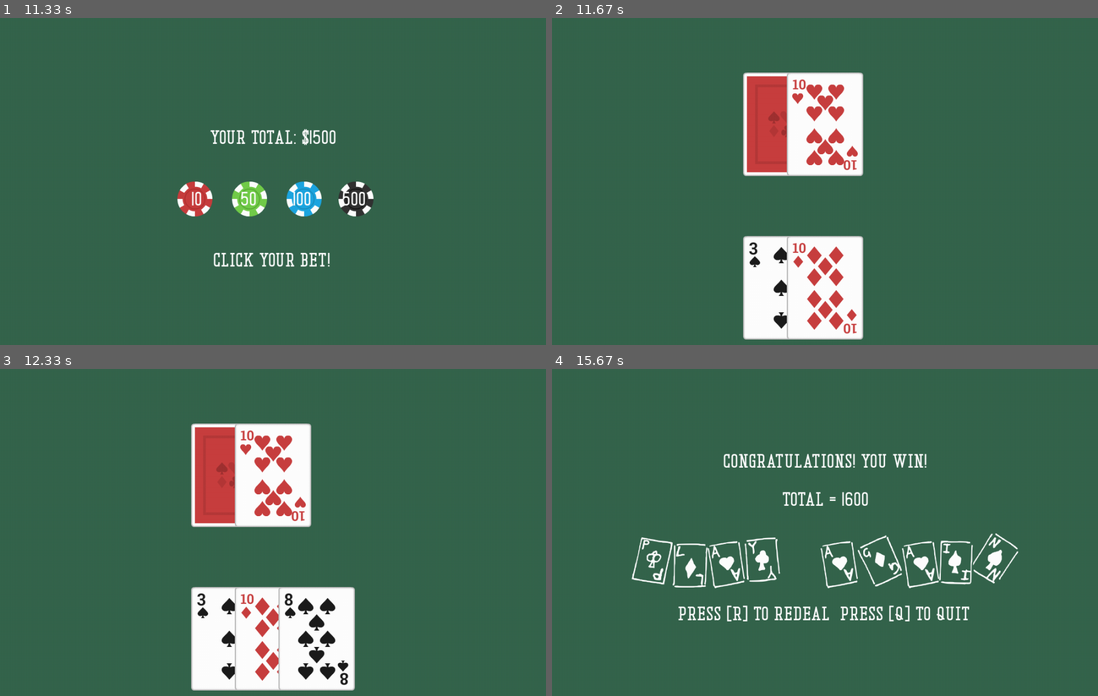
Above: before the commit, frames 1-4 (two rows, left to right).
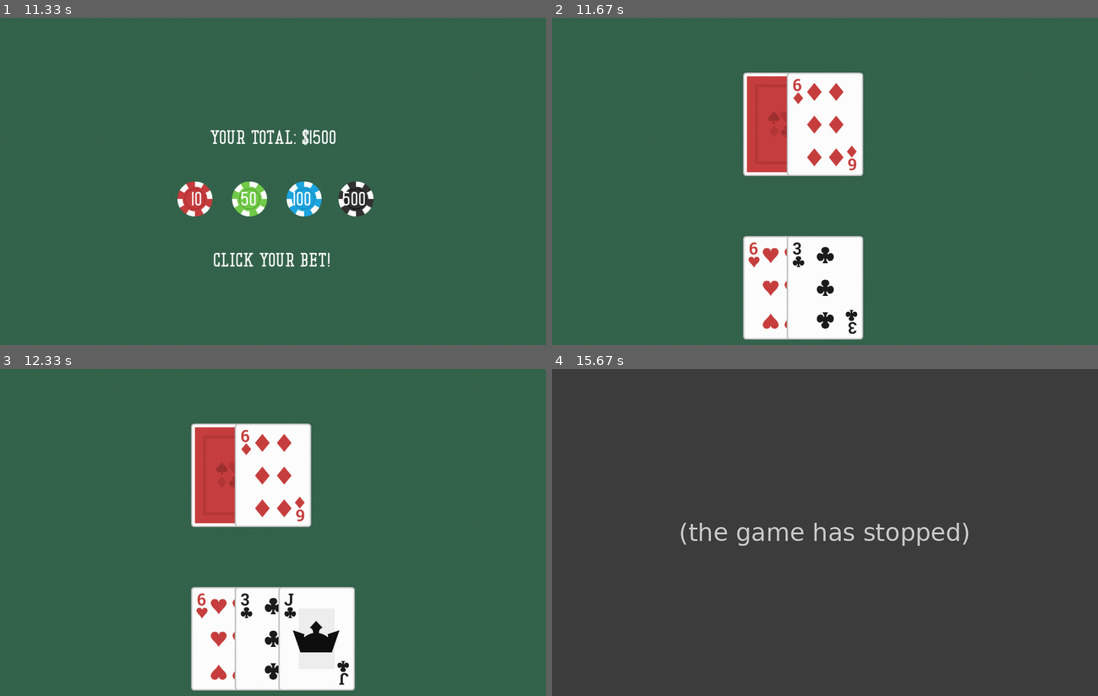
Above: after the commit, the same moments.

Repository: gracestalker/pygame_2_cards
Game: pygame game, started from game.py
Two runs of this game, one before a commit and one after it. Both use one fixed random seed, a clock stepped at 60 frames per second and the inputs below.
Inputs (mouse positions are in pixels of both pictures, inside the frame that each line leads up to):
- Up to frame 1 (11.33 s): press the mouse at (273, 263) at 11.1 s; move the mouse to (311, 174) at 11.2 s; move the mouse to (354, 89) at 11.3 s
- Up to frame 2 (11.67 s): release the mouse at (906, 89) at 11.33 s; press the mouse at (857, 201) at 11.43 s; move the mouse to (863, 240) at 11.53 s; move the mouse to (863, 279) at 11.63 s
- Up to frame 3 (12.33 s): release the mouse at (311, 630) at 11.67 s; tap H at 11.73 s; hold D from 12.07 s (still down)
- Up to frame 4 (15.67 s): release D at 12.53 s; hold S 13.07-13.53 s; click (628, 529) at 14.48 s

Frame 1 is identical in both runs. In frame 2, 2.9% of the frame differs, in the area x 36-56%, y 18-97%; in frame 3, 3.4%; in frame 4, 100%, in the area x 0-100%, y 0-100%.
Error after the commit: TypeError: text must be a unicode or bytes (hands.py line 82); the game stopped at 15.6 s (later frames are placeholders)

Commit message:
added final comments to code

Diff:
--- a/betting.py
+++ b/betting.py
@@ -1,6 +1,6 @@
 import pygame
-import sounds
 
+# function for betting screen and actually betting
 def betting(screen, state, chip_values, width, height, table_color):
 
     # initializing variables
@@ -25,6 +25,7 @@
         rect = pygame.Rect(chip_x + i * 100 - 75, chip_y - 5, 80, 80)
         chip_rects.append((rect, value))
 
+    # main loop for betting
     betting = True
     while betting:
         # background for betting screen
@@ -57,6 +58,7 @@
                 pygame.font.quit
                 exit()
 
+            # if you click on/collide with the chips with your mouse it will initiate that bet
             if event.type == pygame.MOUSEBUTTONDOWN:
                 mouse_pos = pygame.mouse.get_pos()
                 for rect, value in chip_rects:
--- a/br.py
+++ b/br.py
@@ -2,6 +2,9 @@
 
 # displays a bankrupt screen if the player's total reaches 0
 def bankrupt_screen(width, height, table_color, screen):
+
+    # initialize variables
+    white = (255,255,255)
     end_screen = pygame.Surface((width, height))
     end_screen.fill((table_color))
 
@@ -11,8 +14,8 @@
     font3 = pygame.font.Font(info_f, 36)
 
     # render text
-    br = font2.render("The House always wins...", True, (255,255,255))
-    instr = font3.render("Press [Q] to Quit", True, (255,255,255))
+    br = font2.render("The House always wins...", True, white)
+    instr = font3.render("Press [Q] to Quit", True, white)
 
     # display the messages on the screen
     screen.blit(end_screen, (0,0))
@@ -24,6 +27,7 @@
         if event.type == pygame.QUIT:
             pygame.quit()
             exit()
+        # you can only quit the game, there is no restart. Allows for you to go through the whole game again with new money.
         if event.type == pygame.KEYDOWN and event.key == pygame.K_q:
             pygame.quit()
             exit()
--- a/buttons.py
+++ b/buttons.py
@@ -1,15 +1,19 @@
 # button class
 import pygame
 
+# this is the button class where all of the information for our 'START' and 'QUIT' buttons go
 class Button():
+    # defining all of the variables
     def __init__(self, x, y, image):
         self.image = image
         self.rect = self.image.get_rect()
         self.rect.topleft = (x,y)
         self.clicked = False
 
+    # function to draw the buttons onto the screen
     def draw(self, screen):
 
+        # lets you know what phase you are in
         action = False
 
         # get mouse position
@@ -17,10 +21,12 @@
 
         # check mouseover and clicked conditions
         if self.rect.collidepoint(pos):
+            # if you click on an area that you can, then it will activate that action
             if pygame.mouse.get_pressed()[0] == 1 and self.clicked == False:
                 self.clicked = True
                 action = True
 
+        # if you clicj on an inactive area, it will not do anything
         if pygame.mouse.get_pressed()[0] == 0:
             self.clicked = False
 
@@ -28,4 +34,5 @@
         # draw buttons
         screen.blit(self.image, (self.rect.x,self.rect.y))
 
+        # action is now true and the function will get carried out
         return action
--- a/game.py
+++ b/game.py
@@ -1,4 +1,5 @@
 import pygame
+# to join the card images together
 import os
 # contains logic for the titlescreen and instructions
 from titlescreen import title_screen
--- a/hands.py
+++ b/hands.py
@@ -1,5 +1,7 @@
 import pygame
+# this is to make the decks random everytime they are dealt
 import random
+# for the sound effects
 import sounds
 
 
@@ -7,10 +9,11 @@
 def create_deck(values, suits):
     deck = [(value, suit.title()) for value in values for suit in suits]
     random.shuffle(deck)
+    # returns a different deck for every game
     return deck
 
 
-# building the table for the game, table and card area
+# building the table for the game
 def build_background(width, height, table_color):
     background = pygame.Surface((width, height))
     # table area
@@ -18,7 +21,7 @@
     return background
 
 
-# displaying the cards on the screen for the player and dealer
+# displaying the cards on the screen for the player and dealer, hides the dealer's first card
 def display_hand(screen, hand, x, y, card_images, card_back, hidden=False):
 
     space = 80
@@ -28,13 +31,14 @@
         card_x = 250 + x + i * space
 
         if hidden and i == 0:
-            screen.blit(card_back, (card_x, y))  # Draw the back of a card image to hide the dealer's second card
+            # creates the back of a card image to hide the dealer's first card
+            screen.blit(card_back, (card_x, y))
         else:
             if card in card_images:
                 # displays your cards for you
                 screen.blit(card_images[card], (card_x, y))
 
-
+# calculates the hand so the program knows when you bust and who wins/loses
 def calculate_hand(hand, card_values):
 
     # this is your total score of your hand
@@ -50,12 +54,13 @@
         if value == 'A':
             aces += 1
     # this is the loop where the special rule is put into play
-    # if the total is greater than 21 and you have more than 0 Aces, it will deduct ten points from your score and take away the ace value from your hand
+    # if the total is greater than 21 and you have more than 0 Aces, it will deduct ten points from your score and take away the ace value from your hand leaving you with an Ace acting as a 1
     while total > 21 and aces:
         total -= 10
         aces -= 1
     return total
 
+# screen that will display the results of your hand(regular and split)
 def result_screen(results, result, screen, width, height, table_color, state):
 
     # variables
@@ -72,7 +77,8 @@
     y_offset = height // 4
     line_spacing = 50
 
-    for idx, result in enumerate(results):
+    # loop to create two outcomes if necessary for the results screen
+    for result in enumerate(results):
         result_surface = font2.render(result, True, (255, 255, 255))
         screen.blit(result_surface, (width // 2 - result_surface.get_width() // 2, y_offset))
         y_offset += line_spacing
@@ -85,6 +91,7 @@
     restart_text = font1.render("Play again", True, (255, 255, 255))
     restart_info = font2.render("Press [R] to Redeal  Press [Q] to Quit", True, (255, 255, 255))
 
+    # variables
     text_width, text_height = restart_text.get_size()
     rect_x = (width - text_width) // 2
     rect_y = y_offset + 100
@@ -100,20 +107,21 @@
 # plays out dealer's turn so you can see what their turn looks like
 def dealer_turn(screen, dealer_hand, player_hand, deck, card_images, card_back, table_color, card_values, split_hands, width, ):
 
-
+    # displays the dealer's hand
     display_hand(screen, dealer_hand, 100, 100, card_images, card_back, hidden=False)
 
-    # If the player has split hands, display those as well
+    # if the player has split hands, show those instead of the original unsplit hand
     if split_hands:
-        # Variables for split hands display
+        # variables for displaying the split hands
         num_hands = len(split_hands)
         hand_width = 350
         base_offset = -200
         spacing = (width - (num_hands * hand_width)) // (num_hands + 1)
 
+        # loop to position the hands
         for idx, split_hand in enumerate(split_hands):
             x_offset = base_offset + spacing + idx * (hand_width + spacing)
-            y_offset = 400  # Position for each split hand
+            y_offset = 400
 
             # Draw the split hand
             display_hand(screen, split_hand, x_offset, y_offset, card_images, card_back)
@@ -124,10 +132,10 @@
     while True:
         dealer_total = calculate_hand(dealer_hand, card_values)
 
-        # Check for soft 17 (dealer holds 17 with an Ace counted as 11)
+        # check for soft 17 (dealer holds 17 with an Ace counted as 11), using the and function account for aces that are counted as 11 and 1 in the dealer's hand
         soft_17 = dealer_total == 17 and any(card[0] == 'A' and card_values[card[0]] == 11 for card in dealer_hand)
 
-        # Dealer hits on less than 17 or a soft 17 (Ace counted as 11)
+        # dealer hits on less than 17 or a soft 17 (Ace counted as 11), makes a sound when they get dealt a card
         if dealer_total < 17 or soft_17:
             sounds.deal_sound()
             dealer_hand.append(deck.pop())
@@ -135,7 +143,6 @@
             # Update the screen to show the dealer's hand
             screen.fill(table_color)
             display_hand(screen, dealer_hand, 100, 100, card_images, card_back, hidden=False)
-
 
 
             if split_hands:
@@ -153,15 +160,18 @@
             pygame.time.wait(1000)  # Wait between dealer's moves
 
         else:
-            break  # Dealer stops when they have 17 or higher
+            # dealer stops when they have higher than a 17
+            break
 
+# function splits the player's hand into two if the cards are the same value
 def split(player_hand, deck):
-    # function splits the player's hand into two if the cards are the same value
 
+    # loop splits the hand in two
     if len(player_hand) == 2 and player_hand[0][0] == player_hand[1][0]:
         hand1 = [player_hand[0], deck.pop()]
         hand2 = [player_hand[1], deck.pop()]
         return hand1, hand2
 
     else:
+        # if you can't split it, it stays as one hand
         return None, None
--- a/sh.py
+++ /dev/null
@@ -1,29 +0,0 @@
-import pygame
-import hands
-
-
-# split hands outcomes
-def splitted(split_hands, dealer_hand, card_values, results, state, total_bet):
-
-    for idx, split_hand in enumerate(split_hands):
-        player_total = hands.calculate_hand(split_hand, card_values)
-        dealer_total = hands.calculate_hand(dealer_hand, card_values)
-
-    # all of the outcomes that could happen
-    if player_total > 21:
-        results.append(f"Hand {idx+1}: Bust! Dealer wins.")
-        state['total'] -= total_bet
-    elif dealer_total > 21:
-        results.append(f"Hand {idx+1}: Dealer Bust! You win.")
-        state['total'] += total_bet
-    elif player_total > dealer_total:
-        results.append(f"Hand {idx+1}: You win!")
-        state['total'] += total_bet
-    elif player_total < dealer_total:
-        results.append(f"Hand {idx+1}: Dealer wins.")
-        state['total'] -= total_bet
-    elif player_total == dealer_total:
-        results.append(f"Hand {idx+1}: It's a Tie!")
-    else:
-        results.append(f"Hand {idx+1}: Dealer wins.")
-        state['total'] -= total_bet
--- a/sounds.py
+++ b/sounds.py
@@ -1,8 +1,10 @@
 import pygame
 
+# initialize the mixer so we can use sound
 pygame.mixer.init()
 
 # variables
+# using mixer.Sound to make it a sound effect instead of replacing the background noise
 deal = pygame.mixer.Sound("assets/sounds/cardPlace1.ogg")
 lose = pygame.mixer.Sound("assets/sounds/lose.mp3")
 win = pygame.mixer.Sound("assets/sounds/win.wav")
@@ -11,10 +13,13 @@
 
 # background music, find a casino sounds
 def background_music():
+    # make this music.load so it is a background noise
     pygame.mixer.music.load("assets/sounds/background_noise.mp3")
     pygame.mixer.music.play(-1, 0.0)
-    pygame.mixer.music.set_volume(0.5)
+    pygame.mixer.music.set_volume(0.3)
 
+
+# using .play() to make it a sound effect
 # money noise after round ends and when you place your bet
 def deal_sound():
     deal.play()
--- a/titlescreen.py
+++ b/titlescreen.py
@@ -32,11 +32,10 @@
     inst_surface.fill(table_color)
 
     # using get_rect() to allow the text to center on its own rather than hard coding it
-
     # welcome screen
     welcome_rect = welcome.get_rect(center=(width // 2, 75))
     inst_surface.blit(welcome, welcome_rect)
-
+    # blit onto screen
     screen.blit(inst_surface, (0,0))
     pygame.display.flip()
     pygame.time.delay(2000)
@@ -44,35 +43,44 @@
     # blackjack screen
     blj_rect = blj.get_rect(center=(width // 2, 225))
     inst_surface.blit(blj, blj_rect)
-
+    # blit onto screen
     screen.blit(inst_surface, (0,0))
     pygame.display.flip()
     pygame.time.delay(2000)
 
+    # fill in the surface so the instructions have their own screen
     inst_surface.fill(table_color)
 
     # instructions screen
+    #instructions
     inst_rect = inst.get_rect(center=(width // 2, 50))
     inst_surface.blit(inst, inst_rect)
 
+    # line under instructions
     und_rect = inst.get_rect(center=(0, 100))
     inst_surface.blit(und, und_rect)
 
+    # betting instructions
     b_inst_rect = inst.get_rect(center=(width // 2, 200))
     inst_surface.blit(b_inst, b_inst_rect)
 
+    # hit instructions
     h_inst_rect = inst.get_rect(center=(width // 2, 275))
     inst_surface.blit(h_inst, h_inst_rect)
 
+    # stand instructions
     s_inst_rect = inst.get_rect(center=(width // 2, 350))
     inst_surface.blit(s_inst, s_inst_rect)
 
+    # split instructions
     f_inst_rect = inst.get_rect(center=(width // 2, 425))
     inst_surface.blit(f_inst, f_inst_rect)
 
+    # double down instructions
     d_inst_rect = inst.get_rect(center=(width // 2, 500))
     inst_surface.blit(d_inst, d_inst_rect)
 
+    # blit onto and flip the screen
     screen.blit(inst_surface, (0,0))
     pygame.display.flip()
     pygame.time.delay(6000)
@@ -81,6 +89,7 @@
 # function for my title screen to start the game
 def title_screen(screen, result, state, width, height):
 
+    # putting instructions function onto the title screen so they show before the 'START' and 'X' buttons
     instructions(screen, width, height)
 
     # initialize images used on title screen
@@ -101,12 +110,13 @@
     quit_button = buttons.Button(900, 0, quit_image)
     blackjack_logo = buttons.Button(315, 50, blackjack_logo)
 
-
+    # loop to run the title screen
     run = True
     while run:
 
         screen.fill((53, 101, 77))
 
+        # draw functions from buttons.py
         if start_button.draw(screen):
             print('START')
             return True
